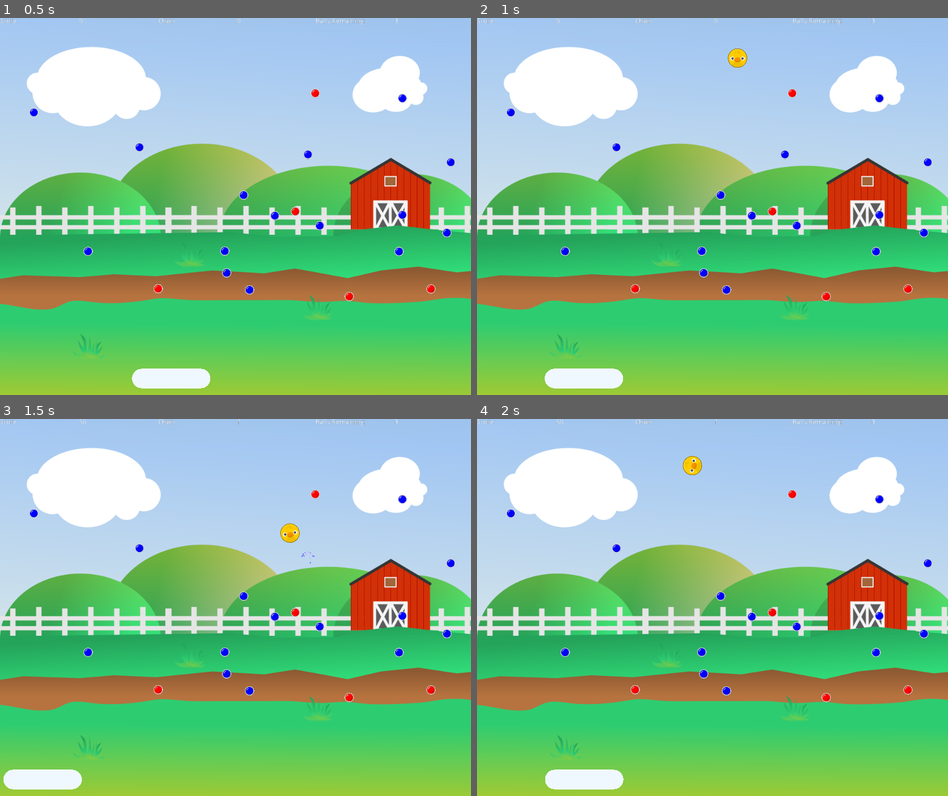
Above: before the commit, frames 1-4 (two rows, left to right).
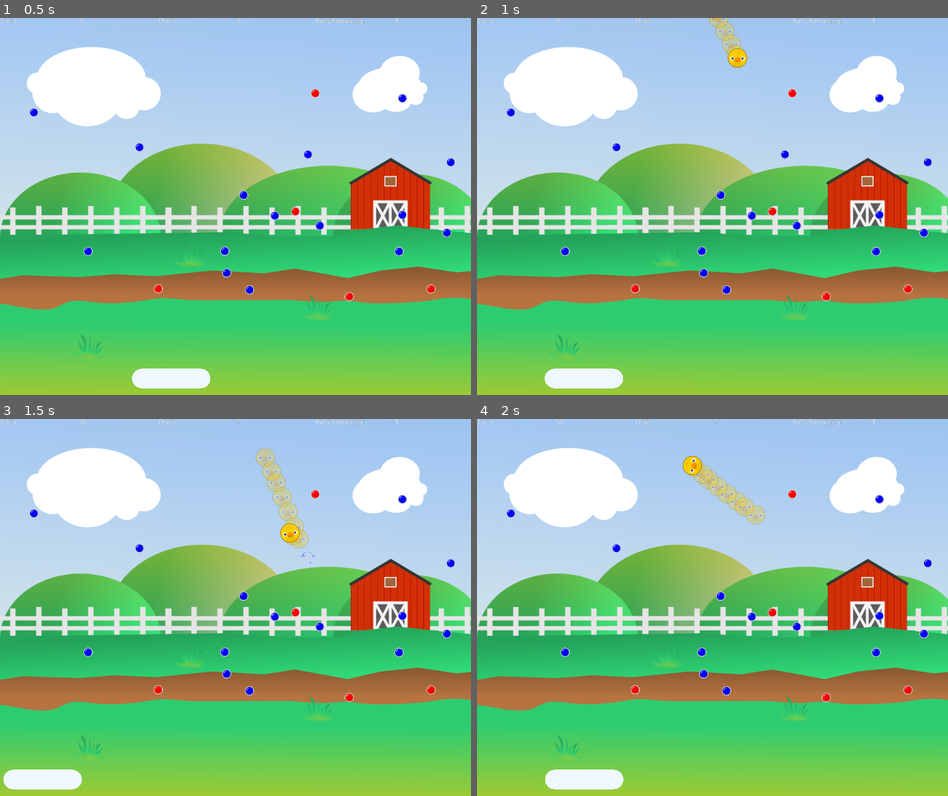
Above: after the commit, the same moments.

Repository: doctor-g/GGJ21
Game: Godot game, scene res://src/Level.tscn
Same seed, same stepped clock (60 frames per second), same inputs: the game is played once before the commit and once after it.
Inputs (mouse positions are in pixels of both pictures, inside the frame that each line leads up to):
- Up to frame 1 (0.5 s): no input
- Up to frame 2 (1 s): move the mouse to (816, 187) at 0.52 s; click (816, 187) at 0.67 s
- Up to frame 3 (1.5 s): move the mouse to (141, 626) at 1.27 s; click (141, 626) at 1.42 s
- Up to frame 4 (2 s): no input

Frame 1 is identical in both runs. In frame 2, 0.4% of the frame differs, in the area x 49-57%, y 0-12%; in frame 3, 0.9%, in the area x 54-66%, y 7-35%; in frame 4, 0.8%.

Commit message:
Add ball trail

Diff:
--- a/project/src/Ball.tscn
+++ b/project/src/Ball.tscn
@@ -17,6 +17,17 @@
 contact_monitor = true
 script = ExtResource( 2 )
 
+[node name="CPUParticles2D" type="CPUParticles2D" parent="."]
+lifetime = 0.5
+local_coords = false
+texture = ExtResource( 1 )
+direction = Vector2( 0, -1 )
+spread = 0.0
+gravity = Vector2( 0, 0 )
+initial_velocity = 50.0
+scale_amount = 0.3
+color = Color( 1, 1, 1, 0.32549 )
+
 [node name="Sprite" type="Sprite" parent="."]
 scale = Vector2( 0.3, 0.3 )
 texture = ExtResource( 1 )
